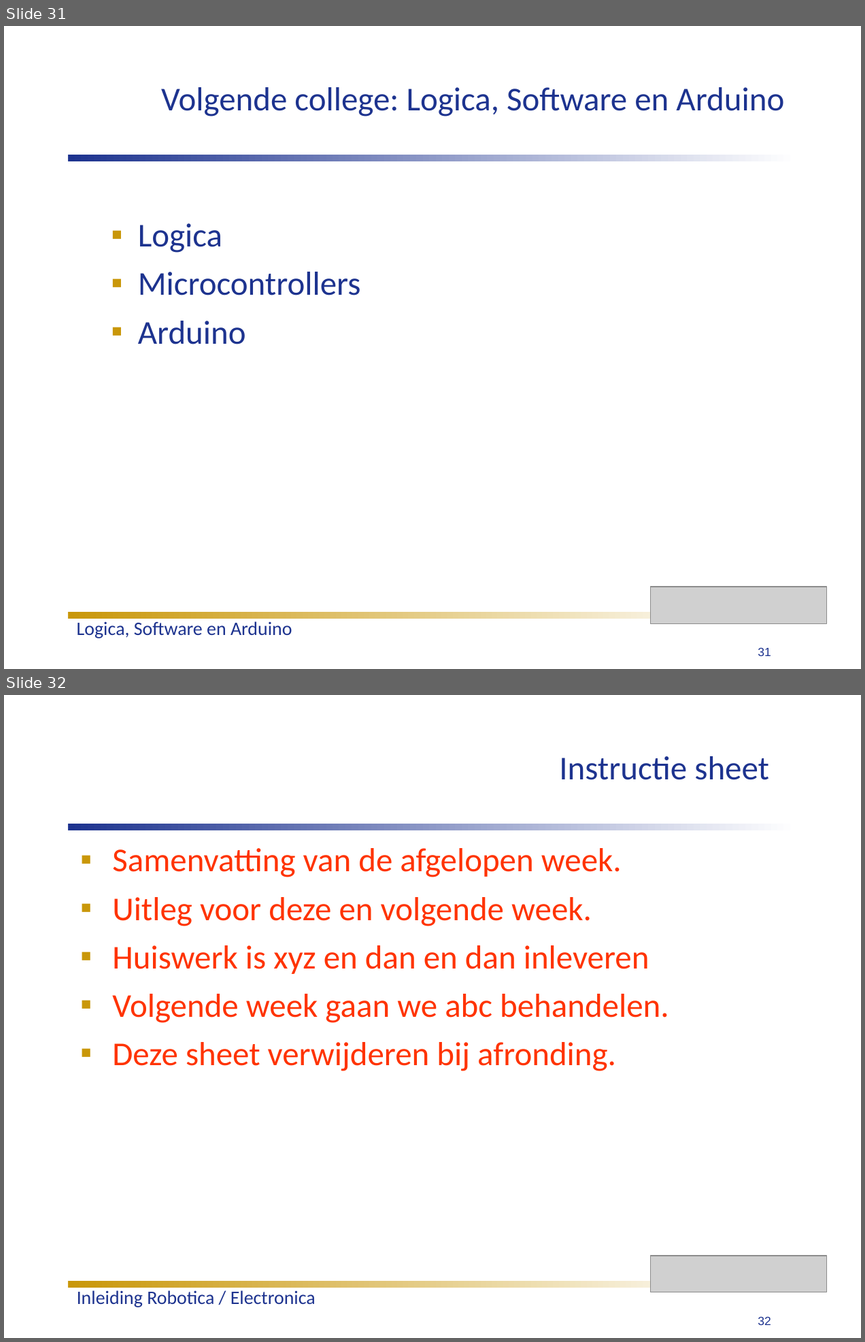
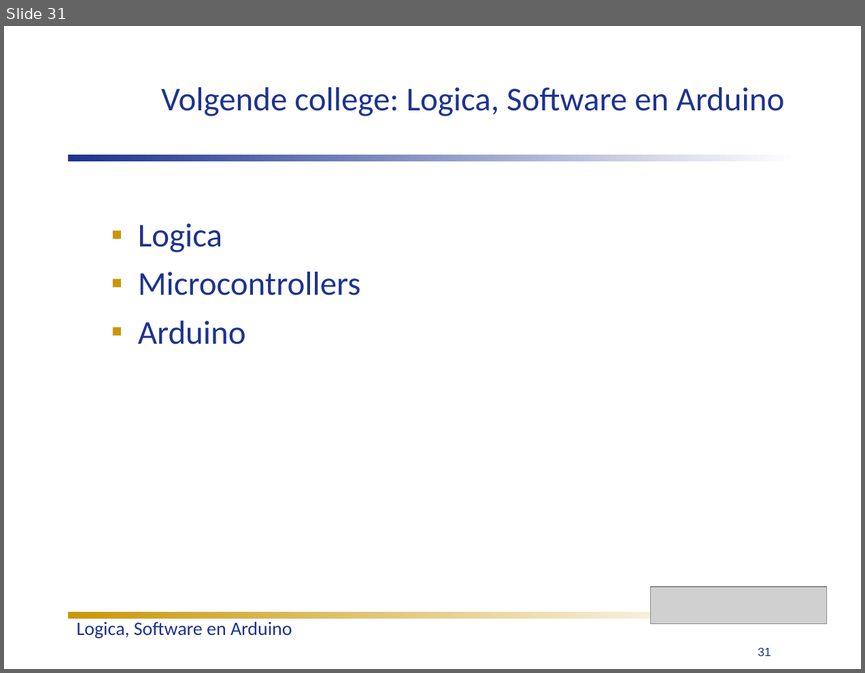
Before and after one commit to humiq/Greendevelopment, a slide deck: trunk/documents/Colleges/ISIROB College 1.ppt. Shown one above the other, each under a label of ours: slides 31 and 32 before the commit, slide 31 after it. The pictures are 865x1342 and 865x673 pixels, drawn with LibreOffice and Linux fonts; fonts in the diff are those of the drawing; grey boxes stand for pictures; background and template pictures are left out. Boxes give left, top, right and bottom in pixels: in the first picture for what was removed or moved away, otherwise in the second. Text is boxed around its words. In the diff, an @@ line names an element or a change of style, - is before the commit and + after.

```diff
--- a/trunk/documents/Colleges/ISIROB College 1.ppt
+++ b/trunk/documents/Colleges/ISIROB College 1.ppt
@@ slide 32 removed at box(4, 695, 861, 1338), background #FFFFFF; not listed: 2 template elements that a slide beside it also shows @@
@@ title removed at box(559, 756, 769, 780) @@
-Instructie sheet
@@ rectangle removed at box(68, 824, 797, 830) @@
@@ text removed at box(112, 848, 669, 1071) @@
-▪ Samenvatting van de afgelopen week.
-▪ Uitleg voor deze en volgende week.
-▪ Huiswerk is xyz en dan en dan inleveren
-▪ Volgende week gaan we abc behandelen.
-▪ Deze sheet verwijderen bij afronding.
@@ picture removed at box(650, 1255, 827, 1292) @@
@@ rectangle removed at box(68, 1280, 753, 1287) @@
@@ text removed at box(77, 1290, 315, 1307) @@
-Inleiding Robotica / Electronica
@@ page number removed at box(757, 1317, 770, 1325) @@
-32
```
Also in this commit, not shown: 3 other files.
